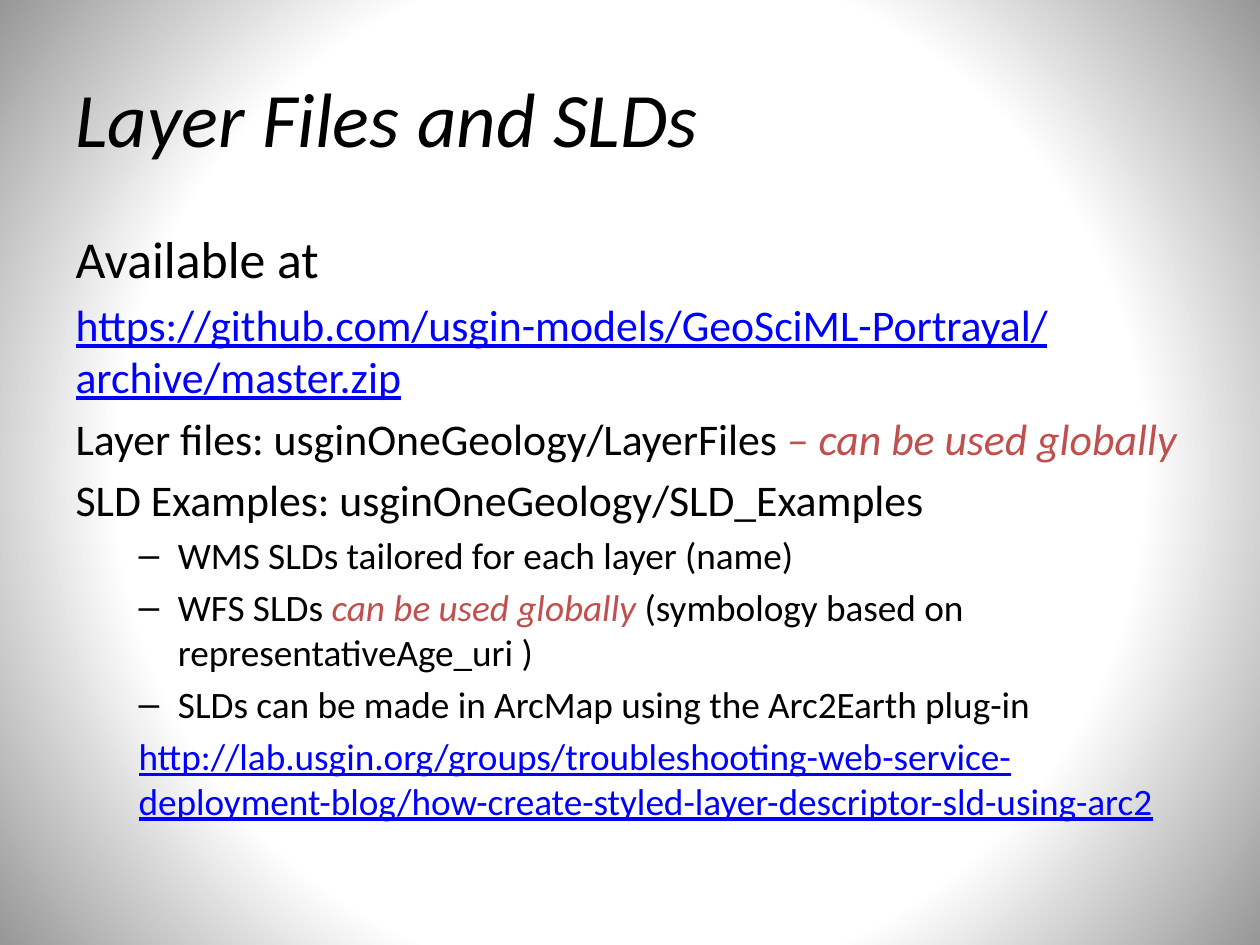
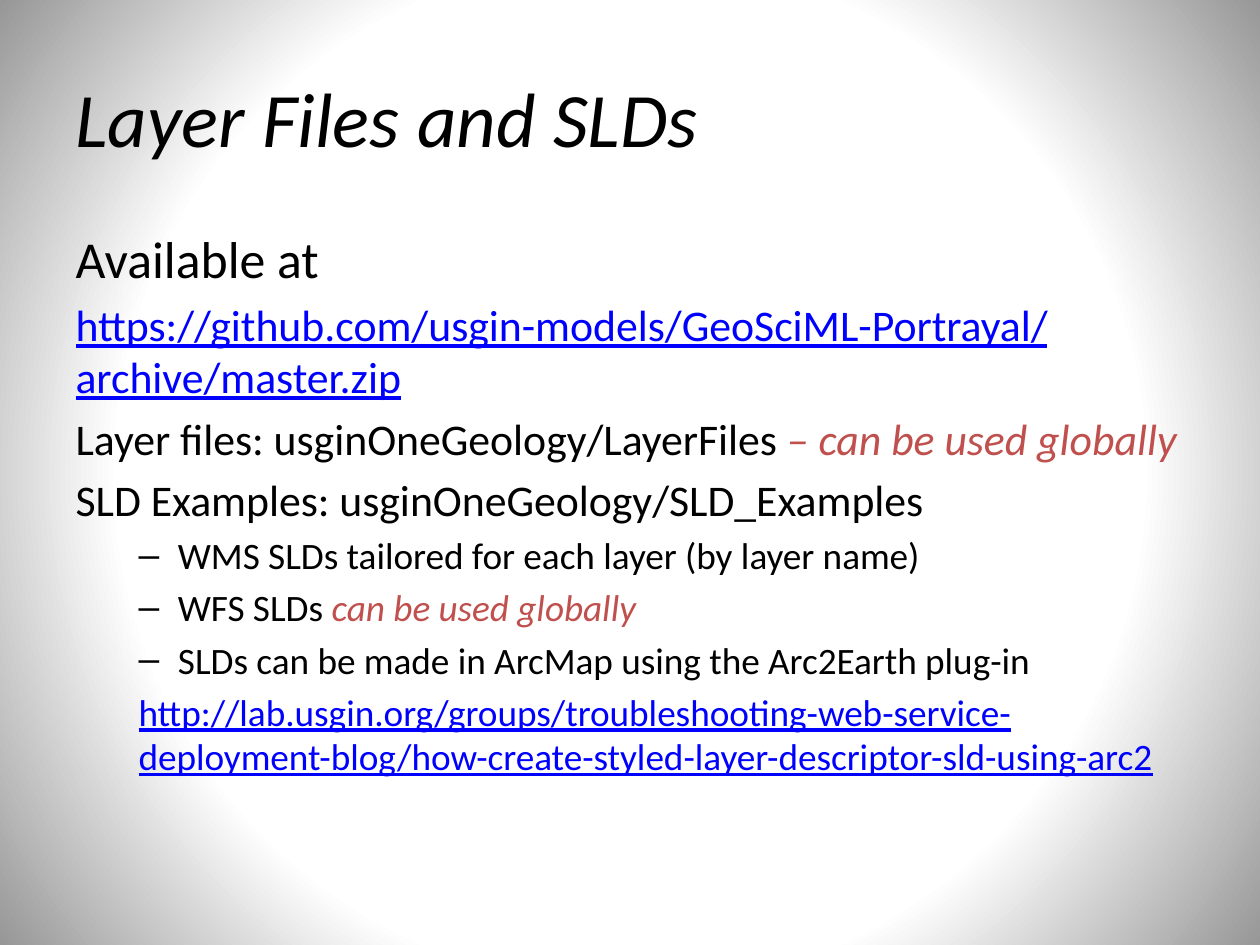
Before and after one commit to usgin/Workshops, a slide deck: slide 13 of OneGeologyWebinar/OneGeology.pptx. Drawn at 1260x945 pixels with LibreOffice and Linux fonts; fonts in the diff are those of the drawing. Boxes give left, top, right and bottom in pixels: in the first picture for what was removed or moved away, otherwise in the second. Text is boxed around its words. In the diff, an @@ line names an element or a change of style, - is before the commit and + after.

```diff
--- a/OneGeologyWebinar/OneGeology.pptx
+++ b/OneGeologyWebinar/OneGeology.pptx
@@ text at (178, 542, 920, 628): text changed @@
-  – WMS SLDs tailored for each layer (name)
-  – WFS SLDs can be used globally (symbology based on representativeAge_uri )
+  – WMS SLDs tailored for each layer (by layer name)
+  – WFS SLDs can be used globally
```
Also in this commit, not shown: 6 other slides changed.
